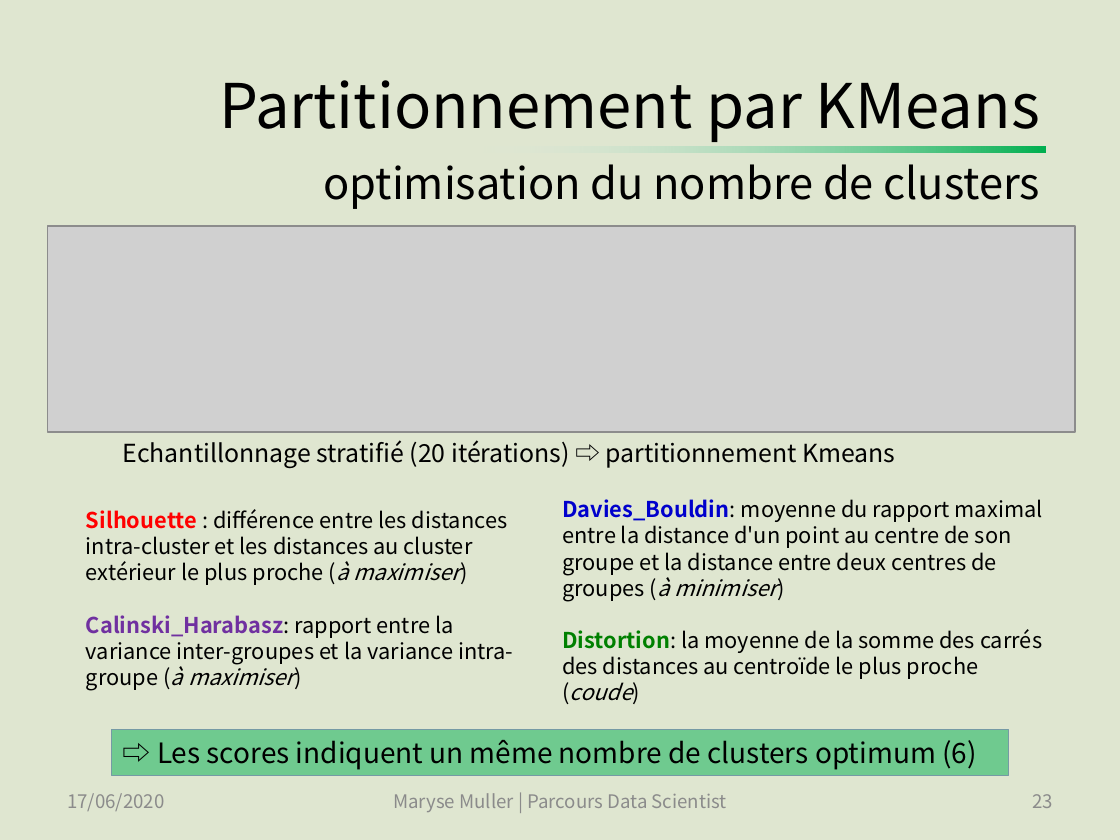
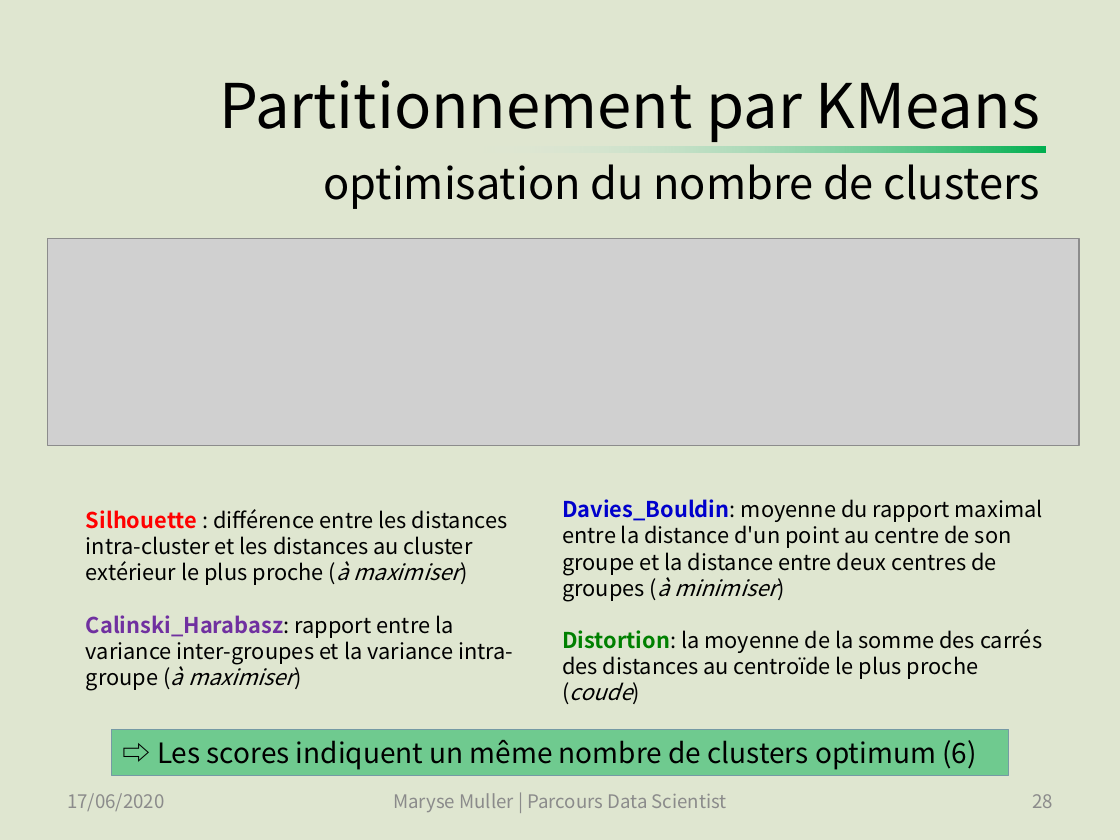
Before and after one commit to SmellyArmure/OC_DS_Project5, a slide deck: slide 28 of PRESENTATION/Projet5.pptx (slide 23 before the commit). Drawn at 1120x840 pixels with LibreOffice and Linux fonts; fonts in the diff are those of the drawing; grey boxes stand for pictures. Boxes give left, top, right and bottom in pixels: in the first picture for what was removed or moved away, otherwise in the second. Text is boxed around its words. In the diff, an @@ line names an element or a change of style, - is before the commit and + after.

```diff
--- a/PRESENTATION/Projet5.pptx
+++ b/PRESENTATION/Projet5.pptx
@@ picture: place and size @@
-picture at box(47, 226, 1074, 432)
+picture at box(47, 239, 1079, 446)
@@ text removed at box(123, 440, 895, 468) @@
-Echantillonnage stratifié (20 itérations) ⇨ partitionnement Kmeans
@@ page number at box(1032, 794, 1053, 808): text changed @@
-23
+28
```
Also in this commit, not shown: 15 other slides changed, 7 other files.
